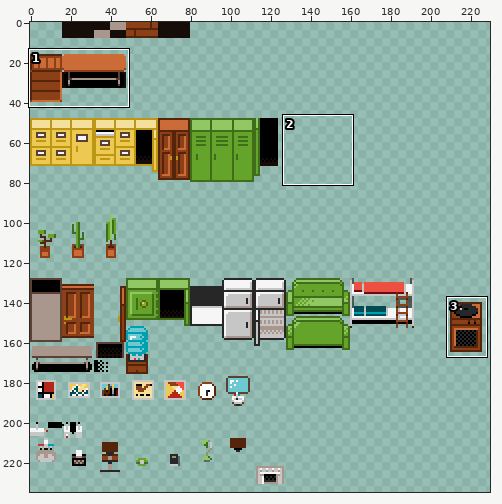
File history of a sprite sheet, res/tiles.png. The first picture is a wide view before the edit; the outline marks the close-up.
Close-up. As it was:
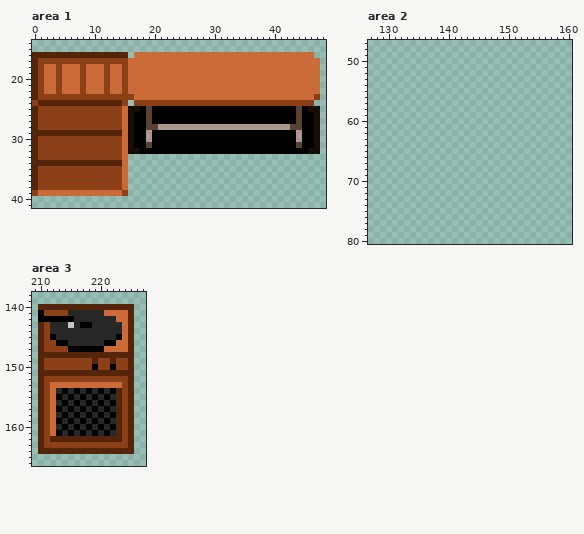
The file is 256x256 pixels. Shown: area 1: x 0..48, y 14..41; area 2: x 127..160, y 47..80; area 3: x 209..227, y 138..166. The wide view leaves out empty margins. The commit also changed other parts of the picture, which this record leaves out.
And afterwards:
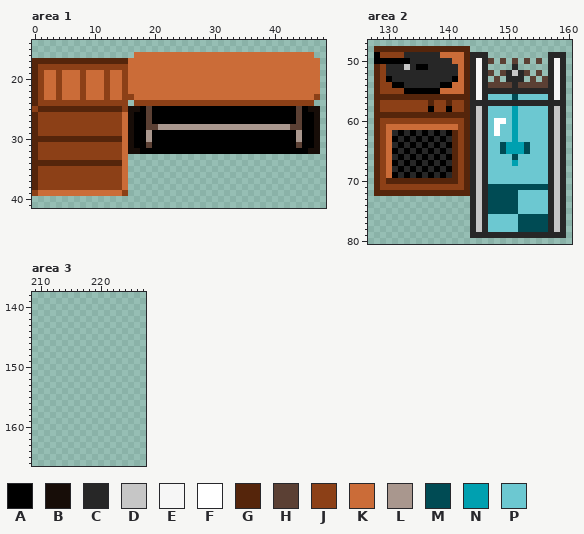
Palette (. is transparent): A #000000  B #170d08  C #272727  D #c6c6c6  E #f6f6f6  F #ffffff  G #55250b  H #5b4034  J #8c4017  K #cb6c38  L #a9978e  M #004b54  N #00a0b0  P #6cc8d1
Difference:
Changed rows in their new state; - is an unchanged pixel.
Area 1:
first column x 0:
16 ................
17 -GGGGGGGGGGGGGGG
18 --JJ-JJJ-JJJ-JJ-
first column x 0:
23 --KK-KKK-KKK-KK-
24 GJJJJJJJJJJJJJJ-
25 JGGGGGGGGGGGGGGJ
first column x 1:
29 JJJJJJJJJJJJJJ
30 GGGGGGGGGGGGGG
Area 2:
first column x 128:
48 GGGGGGGGGGGGGGGG----------------
49 AJJJJCCCCCCKKKKGCCC----------CCC
50 AAAAAACCCCCCCKKGCECH-H-H-H-H-CEC
51 GJCCCDCAACCCCCKGCEC----C-----CEC
52 GJCCCCCCCCCCCCKGCECH-HCDCH-H-CEC
53 GJACCCCCCCCCCAKGCEC-H-CCC-H-HCEC
54 GJJAACCCCCCAAKKGCECHHHHCHHHHHCEC
55 GJJJJAAAAAAKKKKGCECCCCCCCCCCCCEC
56 GGGGGGGGGGGGGGGGCECPPPPMPPPPPCEC
57 GJJJJJJJJGJJGJJGCCCCCCCCCCCCCCCC
58 GJJJJJJJJAJJAJJGCDCPPPPNPPPPPCDC
59 GGGGGGGGGGGGGGGGCDCPPPPNPPPPPCDC
60 GJJJJJJJJJJJJJJGCDCPFFPNPPPPPCDC
61 GJKKKKKKKKKKKKJGCDCPFPPNPPPPPCDC
62 GJKCACACACACAGJGCDCPFPPNPPPPPCDC
63 GJKACACACACACGJGCDCPPPPNPPPPPCDC
64 GJKCACACACACAGJGCDCPPMNNNMPPPCDC
65 GJKACACACACACGJGCDCPPMNNNMPPPCDC
66 GJKCACACACACAGJGCDCPPPPMPPPPPCDC
67 GJKACACACACACGJGCDCPPPPNPPPPPCDC
68 GJKCACACACACAGJGCDCPPPPPPPPPPCDC
69 GJKACACACACACGJGCDCPPPPPPPPPPCDC
70 GJGGGGGGGGGGGGJGCDCPPPPPPPPPPCDC
71 GJJJJJJJJJJJJJJGCDCMMMMMMMMMMCDC
72 GGGGGGGGGGGGGGGGCDCMMMMMPPPPPCDC
73 ----------------CDCMMMMMPPPPPCDC
74 ----------------CDCMMMMMPPPPPCDC
75 ----------------CDCMMMMMPPPPPCDC
76 ----------------CDCPPPPPMMMMMCDC
77 ----------------CDCPPPPPMMMMMCDC
78 ----------------CDCPPPPPMMMMMCDC
79 ----------------CCCCCCCCCCCCCCCC
Area 3:
first column x 210:
140 ................
141 ................
142 ................
143 ................
144 ................
145 ................
146 ................
147 ................
148 ................
149 ................
150 ................
151 ................
152 ................
153 ................
154 ................
155 ................
156 ................
157 ................
158 ................
159 ................
160 ................
161 ................
162 ................
163 ................
164 ................
Where, in picture pixels (left, top, right, bottom), the same in both close-ups:
changed: (32, 52, 128, 70)
changed: (32, 94, 128, 112)
changed: (38, 130, 122, 142)
added: (374, 46, 566, 238)
erased: (38, 304, 134, 454)
